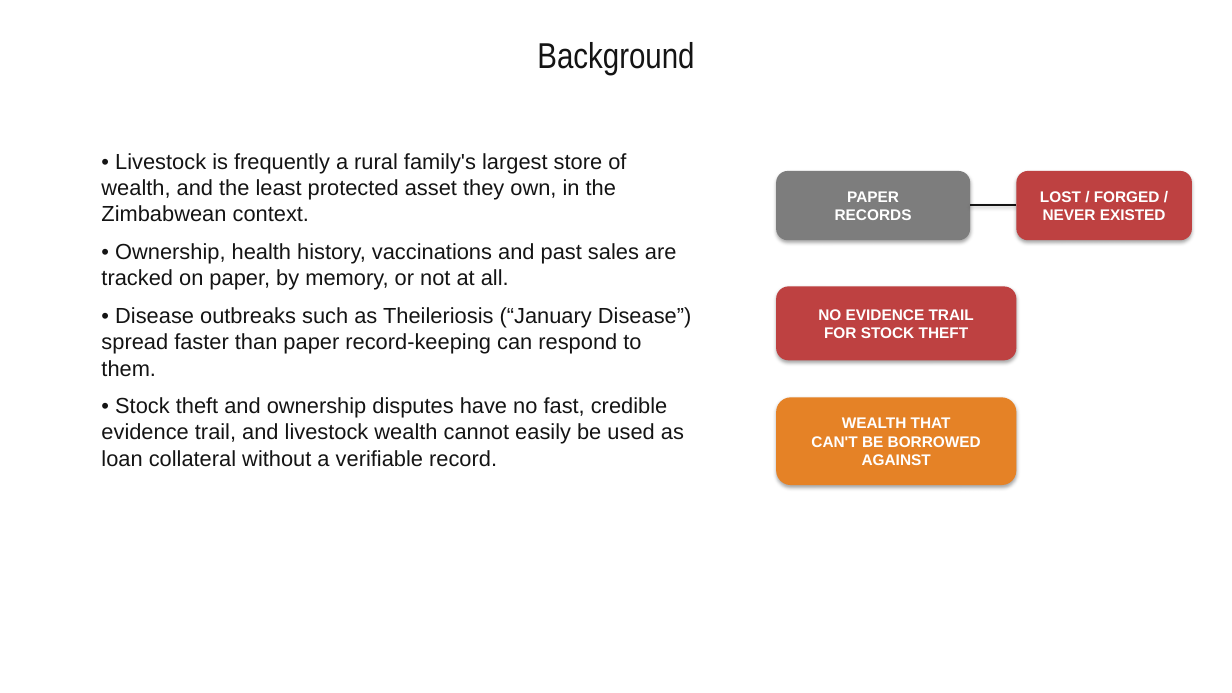
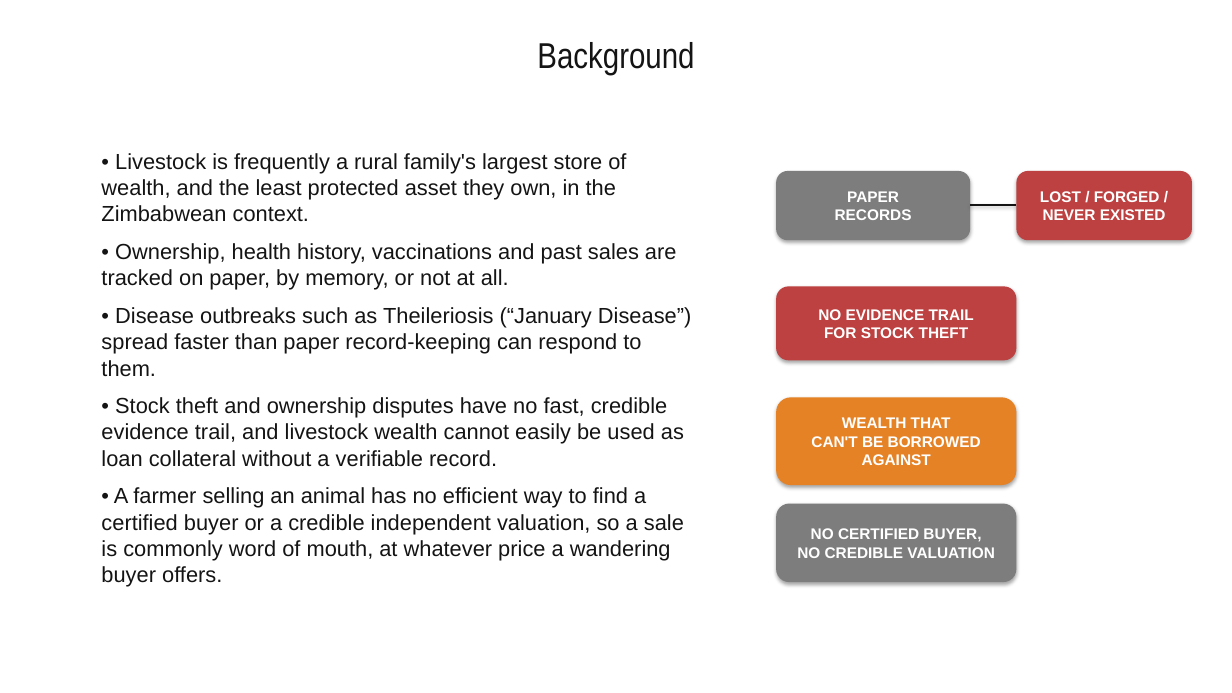
Before and after one commit to ARNOLDMAPINDU/PFUMA-INGCEBO-PART-5-PROJECT, a slide deck: slide 3 of DOCUMENTATION/PRESENTATIONS/PFUMA_INGCEBO_Progress_Presentation.pptx. Drawn at 1232x693 pixels with LibreOffice and Linux fonts; fonts in the diff are those of the drawing. Boxes give left, top, right and bottom in pixels: in the first picture for what was removed or moved away, otherwise in the second. Text is boxed around its words. In the diff, an @@ line names an element or a change of style, - is before the commit and + after.

```diff
--- a/DOCUMENTATION/PRESENTATIONS/PFUMA_INGCEBO_Progress_Presentation.pptx
+++ b/DOCUMENTATION/PRESENTATIONS/PFUMA_INGCEBO_Progress_Presentation.pptx
@@ text at (x1=101, y1=487, x2=684, y2=561): paragraph added @@
+• A farmer selling an animal has no efficient way to find a certified buyer or a credible independent valuation, so a sale is commonly word of mouth, at whatever price a wandering buyer offers.
@@ rounded rectangle added at (x1=776, y1=504, x2=1017, y2=582), fill #7D7D7D, 12 pt, text #FFFFFF, bold @@
+NO CERTIFIED BUYER,
+NO CREDIBLE VALUATION
```
Also in this commit, not shown: 2 other files.
